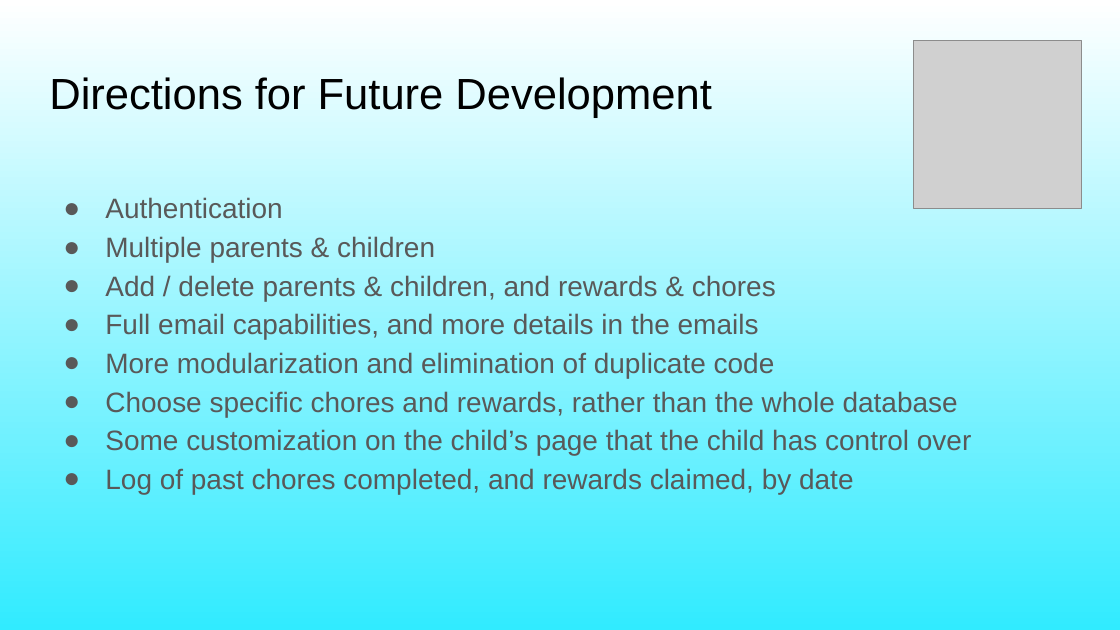
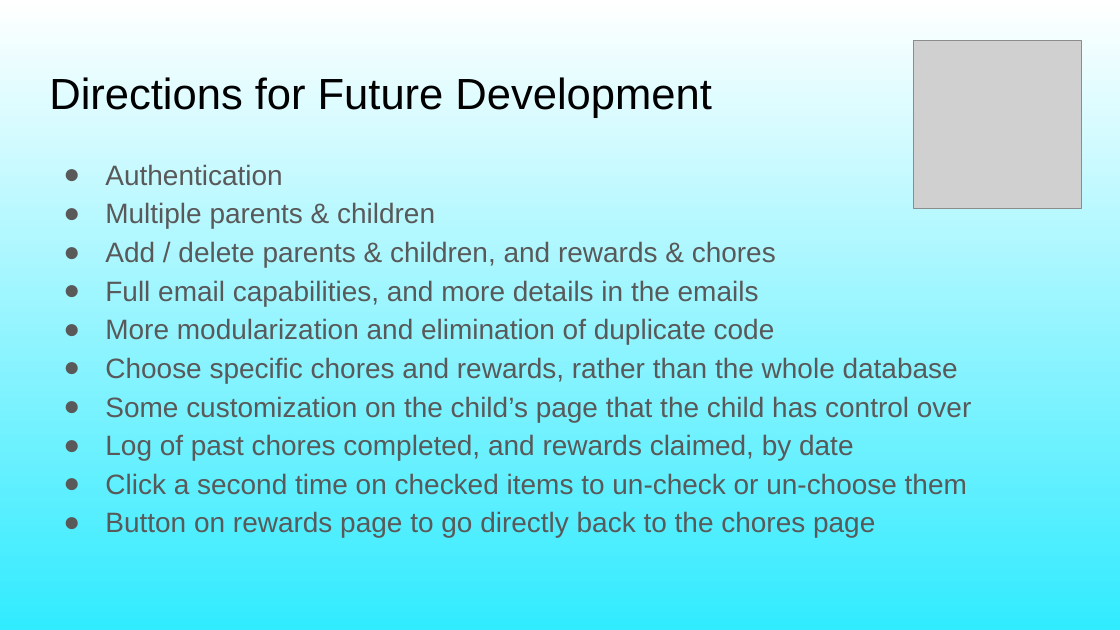
Before and after one commit to MauraSlavin/rewards, a slide deck: slide 10 of documentation/Rewards presentation (final).pptx. Drawn at 1120x630 pixels with LibreOffice and Linux fonts; fonts in the diff are those of the drawing; grey boxes stand for pictures. Boxes give left, top, right and bottom in pixels: in the first picture for what was removed or moved away, otherwise in the second. Text is boxed around its words. In the diff, an @@ line names an element or a change of style, - is before the commit and + after.

```diff
--- a/documentation/Rewards presentation (final).pptx
+++ b/documentation/Rewards presentation (final).pptx
@@ text at [105, 473, 967, 538]: paragraphs added @@
+● Click a second time on checked items to un-check or un-choose them
+● Button on rewards page to go directly back to the chores page
```
Also in this commit, not shown: 1 other slide changed, 1 other file.
